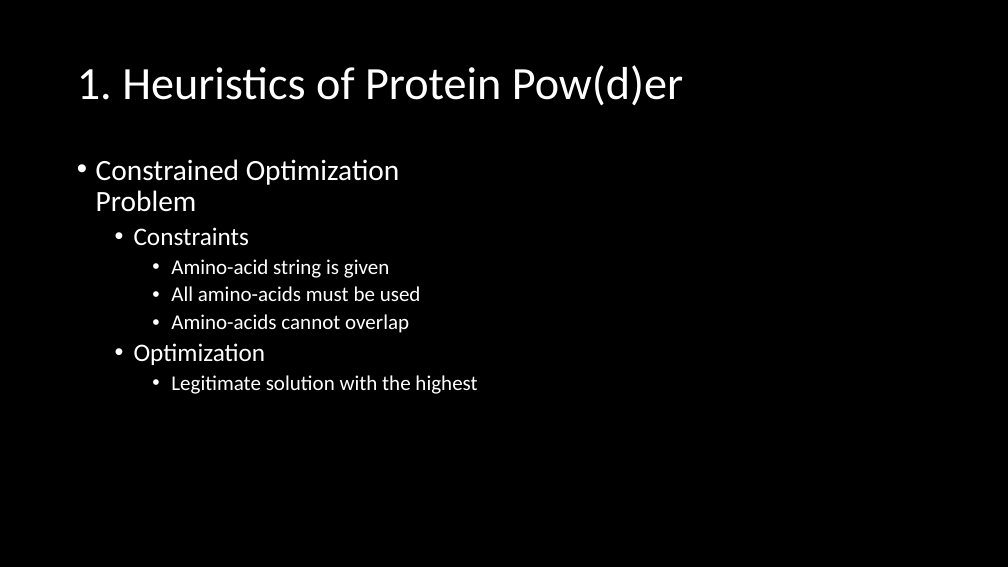
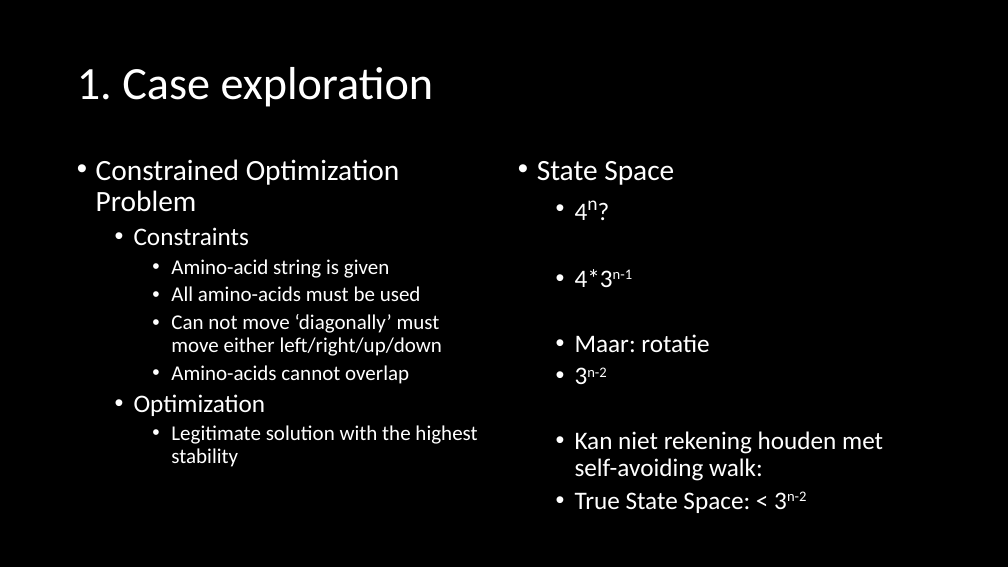
Before and after one commit to Loek21/Protein-Pow-d-er, a slide deck: slide 5 of Documentation/PPP, Week 2, Meeting 1.pptx. Drawn at 1008x567 pixels with LibreOffice and Linux fonts; fonts in the diff are those of the drawing. Boxes give left, top, right and bottom in pixels: in the first picture for what was removed or moved away, otherwise in the second. Text is boxed around its words. In the diff, an @@ line names an element or a change of style, - is before the commit and + after.

Commit message:
PPP Update
Introduction and State Space

```diff
--- a/Documentation/PPP, Week 2, Meeting 1.pptx
+++ b/Documentation/PPP, Week 2, Meeting 1.pptx
@@ title at <box>77,67,434,107</box>: text changed @@
-1. Heuristics of Protein Pow(d)er
+1. Case exploration
@@ text added at <box>537,161,883,513</box>, 24 pt, text #FFFFFF @@
+• State Space
+  • 4n?
+  • 4*3n-1
+  • Maar: rotatie
+  • 3n-2
+  • Kan niet rekening houden met self-avoiding walk:
+  • True State Space: < 3n-2
@@ text at <box>171,314,443,356</box>: paragraph added @@
+    • Can not move ‘diagonally’ must move either left/right/up/down
@@ text at <box>171,425,477,467</box>: text changed @@
-    • Legitimate solution with the highest
+    • Legitimate solution with the highest stability
```
Also in this commit, not shown: 2 other slides changed, 1 slide removed.
